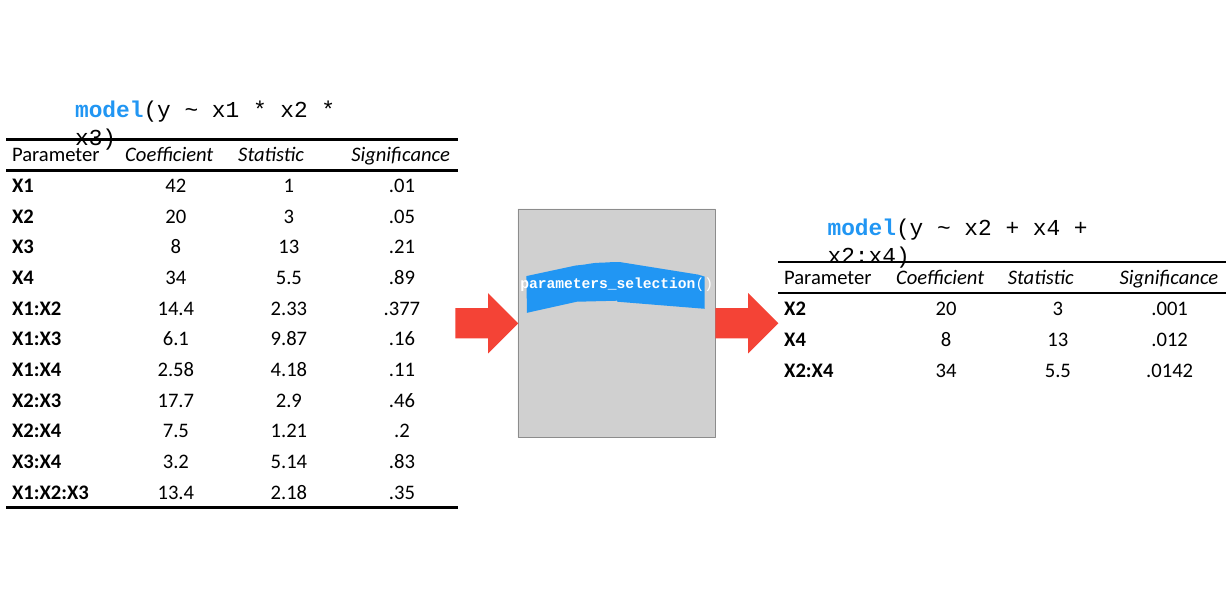
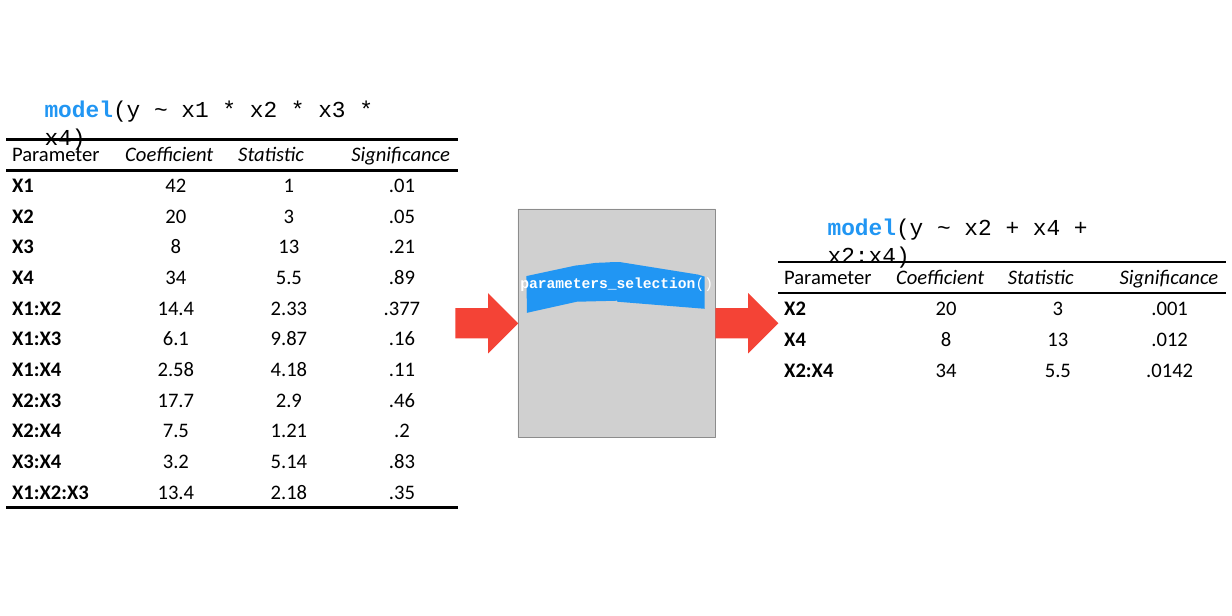
Before and after one commit to easystats/parameters, a slide deck: slide 2 of paper/figures.pptx. Drawn at 1232x616 pixels with LibreOffice and Linux fonts; fonts in the diff are those of the drawing; grey boxes stand for pictures. Boxes give left, top, right and bottom in pixels: in the first picture for what was removed or moved away, otherwise in the second. Text is boxed around its words. In the diff, an @@ line names an element or a change of style, - is before the commit and + after.

```diff
--- a/paper/figures.pptx
+++ b/paper/figures.pptx
@@ text at (x1=45, y1=101, x2=345, y2=152): text changed @@
-model(y ~ x1 * x2 * x3)
+model(y ~ x1 * x2 * x3 * x4)
```
Also in this commit, not shown: 4 other files.
